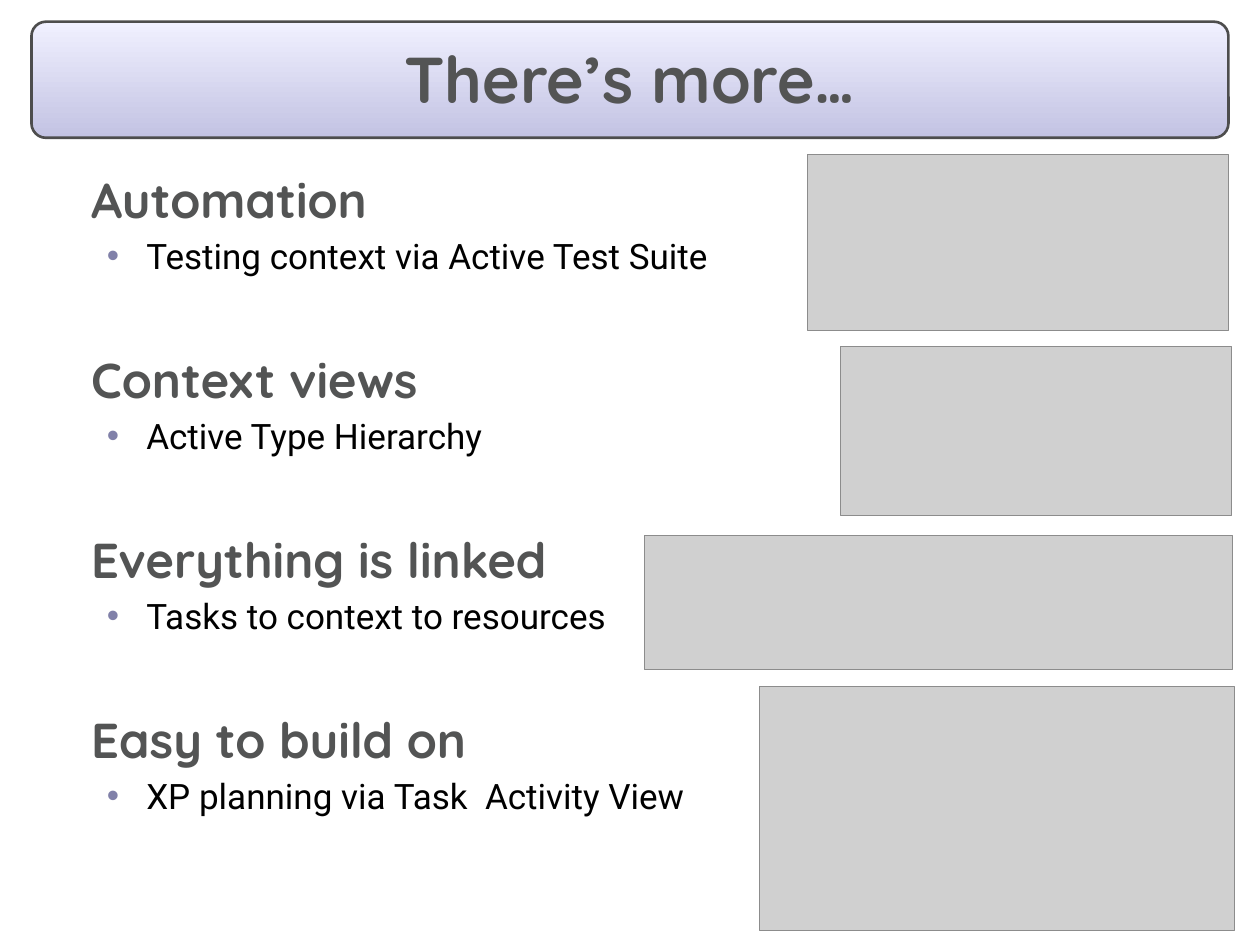
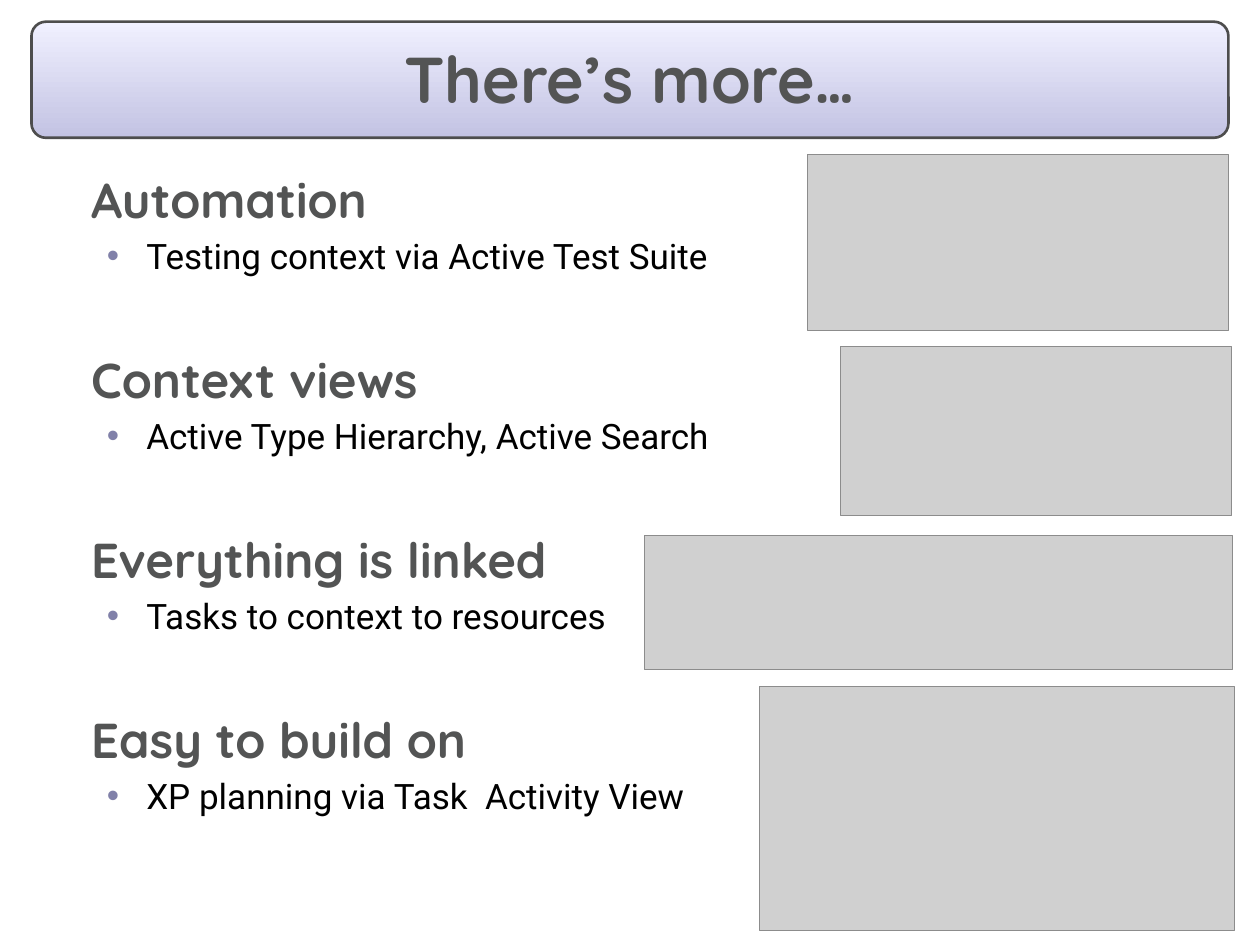
Before and after one commit to eclipse-mylyn/mylyn-website, a slide deck: slide 10 of publications/2006-10-mylar-webinar.ppt (slide 11 before the commit). Drawn at 1260x945 pixels with LibreOffice and Linux fonts; fonts in the diff are those of the drawing; grey boxes stand for pictures. Boxes give left, top, right and bottom in pixels: in the first picture for what was removed or moved away, otherwise in the second. Text is boxed around its words. In the diff, an @@ line names an element or a change of style, - is before the commit and + after.

```diff
--- a/publications/2006-10-mylar-webinar.ppt
+++ b/publications/2006-10-mylar-webinar.ppt
@@ text at box(146, 422, 709, 457): text changed @@
-  • Active Type Hierarchy
+  • Active Type Hierarchy, Active Search
```
Also in this commit, not shown: 9 other slides changed, 3 slides added, 4 slides removed, 1 other file.
